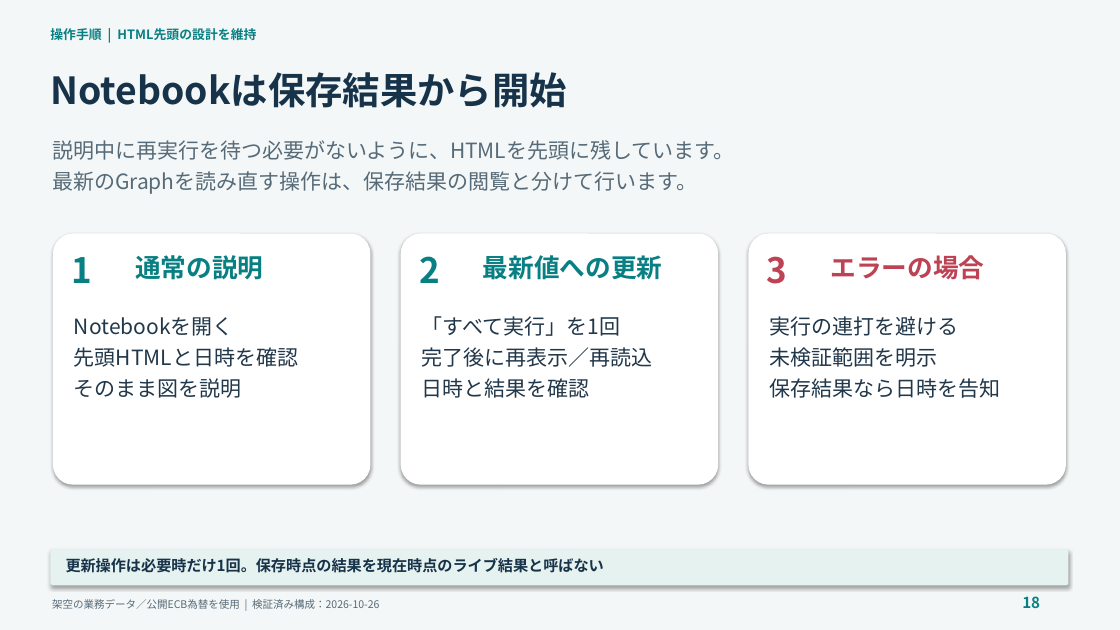
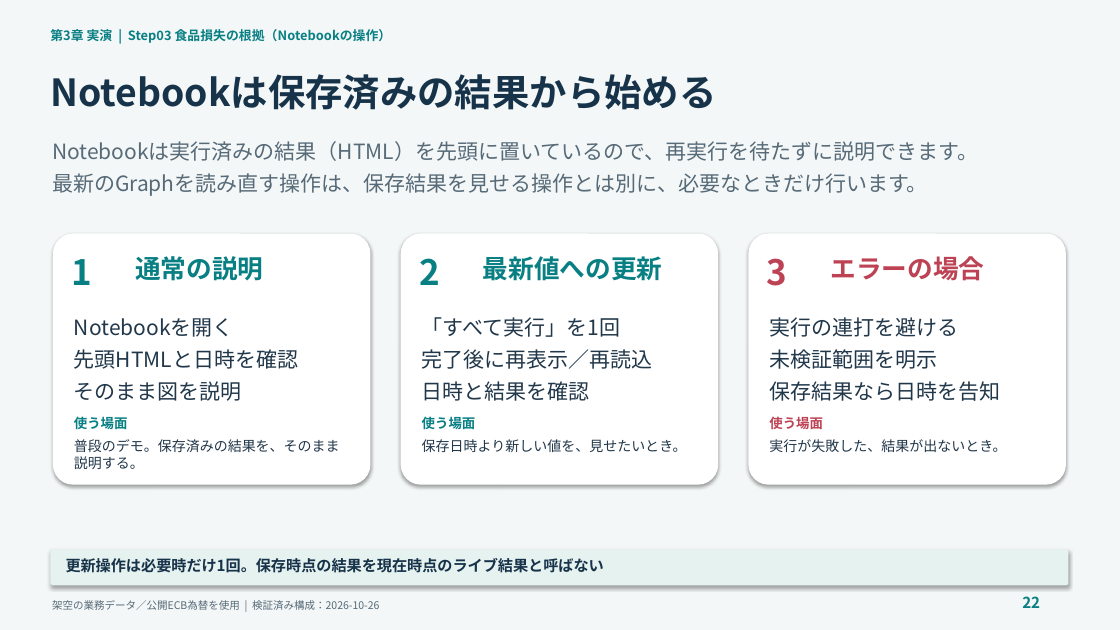
Before and after one commit to c-nova/FabricOntology_Trading, a slide deck: slide 22 of decks/TradingOntology_Demo_Presenter_Guide_JA.pptx (slide 18 before the commit). Drawn at 1120x630 pixels with LibreOffice and Linux fonts; fonts in the diff are those of the drawing. Boxes give left, top, right and bottom in pixels: in the first picture for what was removed or moved away, otherwise in the second. Text is boxed around its words. In the diff, an @@ line names an element or a change of style, - is before the commit and + after.

```diff
--- a/decks/TradingOntology_Demo_Presenter_Guide_JA.pptx
+++ b/decks/TradingOntology_Demo_Presenter_Guide_JA.pptx
@@ text at [50,29,392,43]: text changed @@
-操作手順 | HTML先頭の設計を維持
+第3章 実演 | Step03 食品損失の根拠（Notebookの操作）
@@ text at [50,74,716,110]: text changed @@
-Notebookは保存結果から開始
+Notebookは保存済みの結果から始める
@@ text at [52,141,979,196]: text changed @@
-説明中に再実行を待つ必要がないように、HTMLを先頭に残しています。
-最新のGraphを読み直す操作は、保存結果の閲覧と分けて行います。
+Notebookは実行済みの結果（HTML）を先頭に置いているので、再実行を待たずに説明できます。
+最新のGraphを読み直す操作は、保存結果を見せる操作とは別に、必要なときだけ行います。
@@ line spacing 1 to 37.5pt in 3 elements at [71,259,92,285], [419,258,440,285], [767,258,788,286] @@
@@ line spacing 1 to 22.5pt in 3 elements at [74,318,298,401], [422,317,653,401], [769,317,1000,401] @@
@@ text added at [74,416,128,430], 11.5 pt, text #087F83, bold @@
+使う場面
@@ text added at [422,416,476,430], 11.5 pt, text #087F83, bold @@
+使う場面
@@ text added at [769,416,823,429], 11.5 pt, text #BD4354, bold @@
+使う場面
@@ text added at [74,439,340,469], 12 pt, text #21374A @@
+普段のデモ。保存済みの結果を、そのまま説明する。
@@ text added at [422,439,687,452], 12 pt, text #21374A @@
+保存日時より新しい値を、見せたいとき。
@@ text added at [769,439,1006,452], 12 pt, text #21374A @@
+実行が失敗した、結果が出ないとき。
@@ text at [1022,596,1040,608]: text changed @@
-18
+22
```
Also in this commit, not shown: 40 other slides changed, 14 slides added, 4 slides removed, 5 other files.
